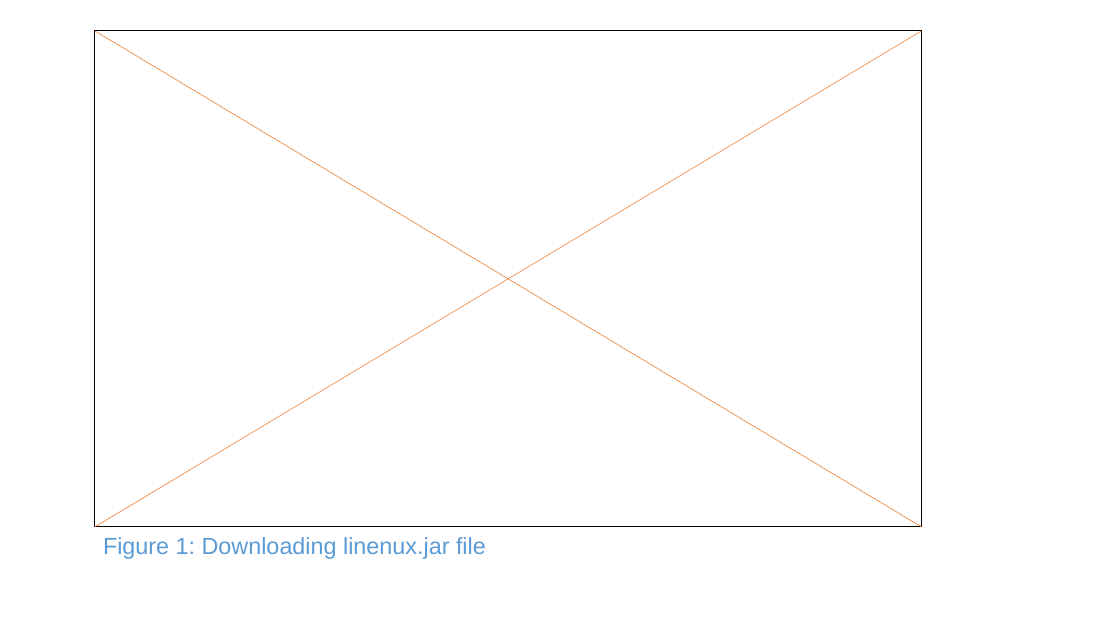
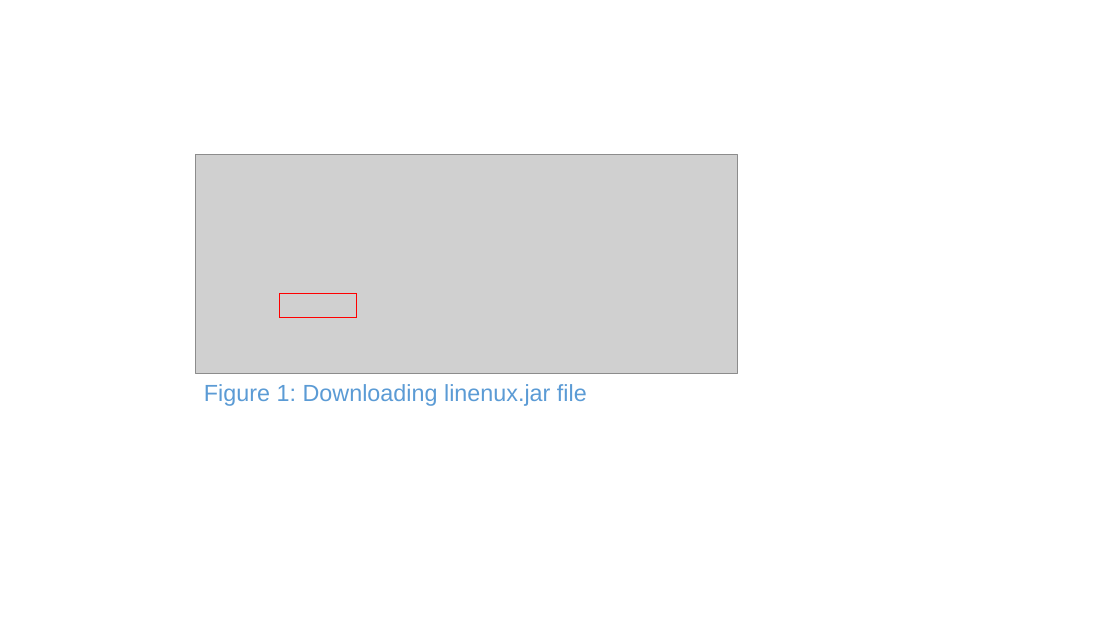
Before and after one commit to CS2103AUG2016-W11-C1/main, a slide deck: slide 1 of doc/UserGuide.pptx. Drawn at 1120x630 pixels with LibreOffice and Linux fonts; fonts in the diff are those of the drawing; grey boxes stand for pictures. Boxes give left, top, right and bottom in pixels: in the first picture for what was removed or moved away, otherwise in the second. Text is boxed around its words. In the diff, an @@ line names an element or a change of style, - is before the commit and + after.

```diff
--- a/doc/UserGuide.pptx
+++ b/doc/UserGuide.pptx
@@ rectangle removed at [95, 31, 922, 528] @@
@@ line removed from (95, 31) to (922, 527) @@
@@ line removed from (95, 527) to (922, 31) @@
@@ picture added at [196, 155, 738, 374] @@
@@ rectangle added at [280, 294, 357, 318], outline #FF0000 1 pt @@
@@ text "Figure 1: Downloading linenux.jar file": place and size @@
-text "Figure 1: Downloading linenux.jar file" at [103, 537, 486, 559]
+text "Figure 1: Downloading linenux.jar file" at [204, 384, 587, 406]
```
Also in this commit, not shown: 1 other file.
